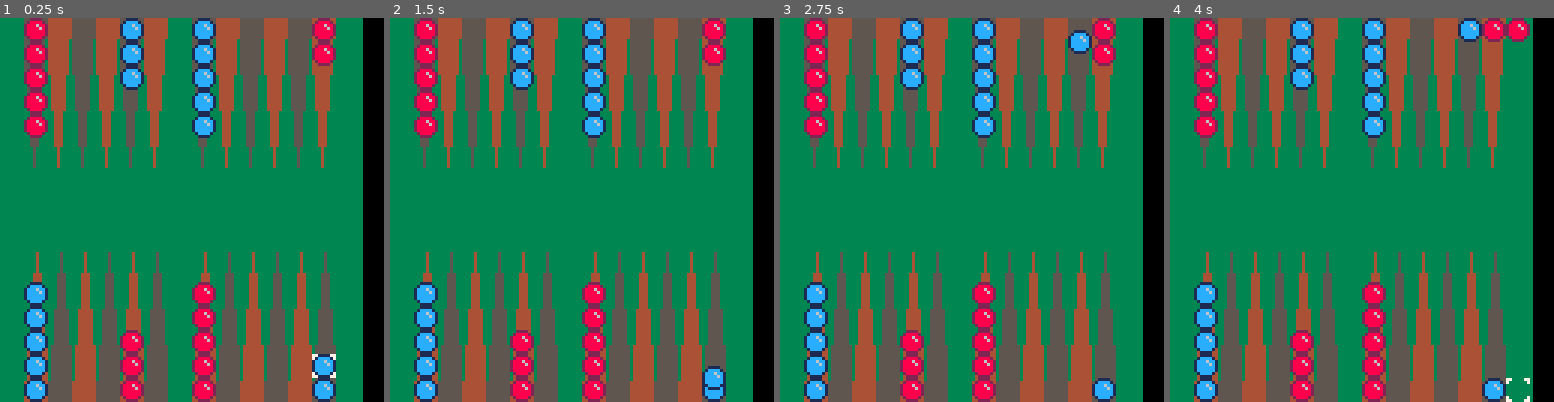
Above: before the commit, frames 1-4 (left to right).
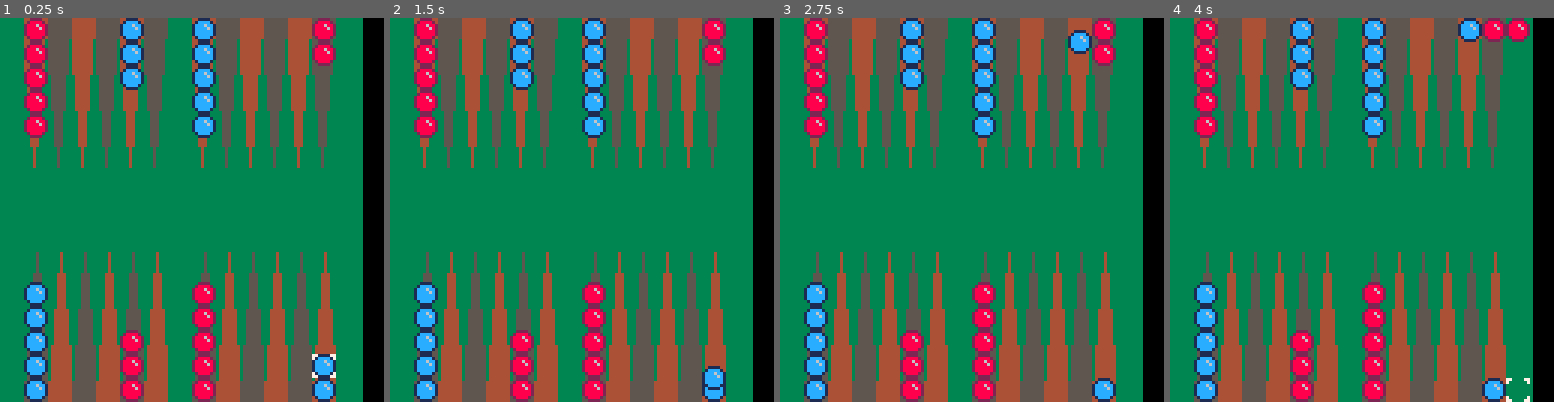
Above: after the commit, the same moments.

Repository: blaiseIT/gammon-jr
Game: PICO-8 cartridge backgammon.p8
Two runs of this game, one before a commit and one after it. Both use one fixed random seed, a clock stepped at 60 frames per second and the inputs below.
Inputs:
- Up to frame 1 (0.25 s): no input
- Up to frame 2 (1.5 s): tap X (X key) at 1.07 s
- Up to frame 3 (2.75 s): hold Left 1.97-2.37 s; tap X (X key) at 2.07, 2.4, 2.73 s; hold Down from 2.42 s (still down)
- Up to frame 4 (4 s): release Down at 2.82 s; hold Right 2.87-3.53 s; tap X (X key) at 3.07, 3.4, 3.73 s; hold Up from 3.58 s (still down)

The runs differ from the first frame. In frame 1, 28% of the frame differs, in the area x 6-88%, y 0-100%; in frame 2, 28%; in frame 3, 28%; in frame 4, 28%.

Commit message:
Convert pips to 0-based indexing

Diff:
--- a/backgammon.p8
+++ b/backgammon.p8
@@ -7,36 +7,37 @@
 pips = { }
 width = 8
 
-sel = 2
+sel = 1
 selecting = false
 
 red = 1
 blue = 2
 turn = red
 move = 0
+
 function Pip(num, own)
 	return {num=num, top=own, bot=own}
 end
 
 function _init()
-	for i=1, 26 do
-		add(pips, {top=0, bot = 0, num = 0})
-	end
-	pips[2] = Pip(2,blue)
-	pips[7] = Pip(5,red)
-	pips[9] = Pip(3,red)
-	pips[13] = Pip(5,blue)
-	pips[14] = Pip(5,red)
-	pips[18] = Pip(3,blue)
-	pips[20] = Pip(5,blue)
-	pips[25] = Pip(2,red)
+	for i=0, 25 do
+		pips[i] = Pip(0,0)
+	end
+	pips[1] = Pip(2,blue)
+	pips[6] = Pip(5,red)
+	pips[8] = Pip(3,red)
+	pips[12] = Pip(5,blue)
+	pips[13] = Pip(5,red)
+	pips[17] = Pip(3,blue)
+	pips[19] = Pip(5,blue)
+	pips[24] = Pip(2,red)
 end
 
 function id_to_x(id)
-	if id >= 20 then return (id-12) * 8
-	elseif id >= 14 then return (id-13) * 8
-	elseif id >= 8 then return (14-id) * 8
-	else return (15-id) * 8 end
+	if id >= 19 then return (id-11) * 8
+	elseif id >= 13 then return (id-12) * 8
+	elseif id >= 7 then return (13-id) * 8
+	else return (14-id) * 8 end
 end
 
 function drawStack(id)
@@ -45,7 +46,7 @@
 	top = pips[id].top
 	bot = pips[id].bot
 
-	if id > 13 then
+	if id > 12 then
 		y = 0
 		pos = 1
 	else
@@ -67,15 +68,7 @@
 	--background
 	rectfill(120,127,0,0,3)
 
-
-	--draw rectangle board
-	-- for i=2, 13 do
-	-- 	x = id_to_x(i)
-	-- 	rectfill(x,0, x+7, 50, (i % 2) + 4)
-	-- 	rectfill(x,78,x+7, 128, ((1+i) % 2) + 4)
-	-- end
-
-	for i=2,13 do
+	for i=1,12 do
 		x=id_to_x(i)
 		if i % 2 == 0 then pal()
 		else pal (4,5) end
@@ -88,7 +81,7 @@
 		spr(30, x, 72, 1, 3)
 	end
 
-	for i=2,26 do
+	for i=0,#pips do
 		if (pips[i].num != 0) then
 			drawStack(i)
 		end
@@ -97,18 +90,11 @@
 	num = pips[sel].num > 1 and pips[sel].num - 1 or 0
 
 	--draw selector
-	if sel > 13 then y = 0 + num*8; offset = 4
+	if sel > 12 then y = 0 + num*8; offset = 4
 	else y = 120 - num*8; offset = -4 end
 	if selecting then
 		spr(move, id_to_x(sel), y+offset)
 	else spr(3, id_to_x(sel), y) end
-
-
-	-- print("this is pico-8",
-	--  37, 70, 14)
-	-- print("nice to meet you",
-	--  34, 80, 12)
-	-- spr(1, 64-4, 90) -- ♥
 end
 
 function take(id)
@@ -144,24 +130,18 @@
 			take(sel)
 		end
 	end
-	if (sel < 14) then
-		if (btnp(⬅️)) then sel = min(sel+1,26) sfx(0)
-		elseif (btnp(➡️)) then sel = max(sel-1,1) sfx(0)
-		elseif (btnp(⬆️)) then sel = (27-sel) sfx(0)
-		elseif (btnp(⬇️)) then sel = (27-sel) sfx(0) end
+	if (sel < 13) then
+		if (btnp(⬅️)) then sel = min(sel+1,25) sfx(0)
+		elseif (btnp(➡️)) then sel = max(sel-1,0) sfx(0)
+		elseif (btnp(⬆️)) then sel = (25-sel) sfx(0)
+		elseif (btnp(⬇️)) then sel = (25-sel) sfx(0) end
 	else
-		if (btnp(⬅️)) then sel = max(sel-1,1) sfx(0)
-		elseif (btnp(➡️)) then sel = min(sel+1,26) sfx(0)
-		elseif (btnp(⬆️)) then sel = (27-sel) sfx(0)
-		elseif (btnp(⬇️)) then sel = (27-sel) sfx(0) end
-	end
-end
-…(6 lines of a section not shown)…
+		if (btnp(⬅️)) then sel = max(sel-1,0) sfx(0)
+		elseif (btnp(➡️)) then sel = min(sel+1,25) sfx(0)
+		elseif (btnp(⬆️)) then sel = (25-sel) sfx(0)
+		elseif (btnp(⬇️)) then sel = (25-sel) sfx(0) end
+	end
+end
 
 
 
